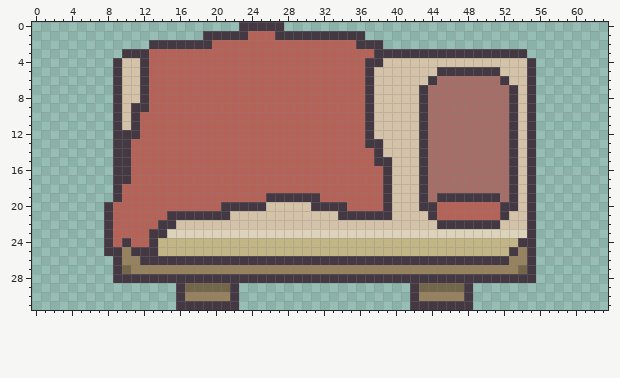
File history of a pixel-art file, assets/02_architecture/01_genericPieces/03_furniture/bed.aseprite. That is the earlier state.
64x32 pixels, 1 frame.
The result:
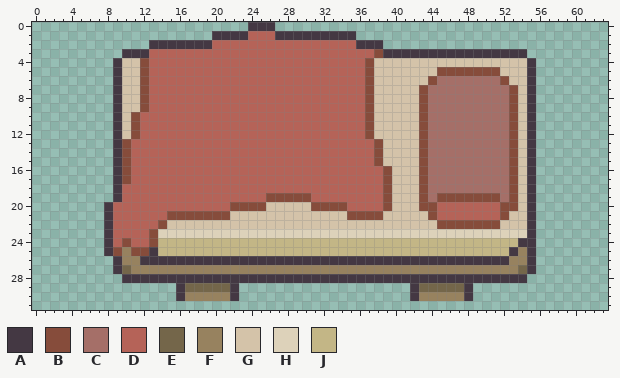
Palette (. is transparent): A #443843  B #864c3b  C #a56f68  D #b56358  E #74664a  F #97825f  G #d4c3a9  H #ddd2ba  J #c3b686
From old to new:
Layer "lit":
y 0: x 23 A -> .; x 27 A -> .
y 1: x 19 A -> .; x 36 A -> .
y 3: x 38 A -> B
y 4: x 12 A -> B; x 37..38 AA -> BG
y 5: x 12 A -> B; x 37 A -> B; x 45..51 AAAAAAA -> BBBBBBB
y 6: x 12 A -> B; x 37 A -> B; x 44 A -> B; x 52 A -> B
y 7..8: x 12 A -> B; x 37 A -> B; x 43 A -> B; x 53 A -> B
y 9: x 11..12 AA -> GB; x 37 A -> B; x 43 A -> B; x 53 A -> B
y 10..11: x 11 A -> B; x 37 A -> B; x 43 A -> B; x 53 A -> B
y 12: x 10..11 AA -> GB; x 37 A -> B; x 43 A -> B; x 53 A -> B
y 13: x 10 A -> B; x 37..38 AA -> DB; x 43 A -> B; x 53 A -> B
y 14: x 10 A -> B; x 38 A -> B; x 43 A -> B; x 53 A -> B
y 15: x 10 A -> B; x 38..39 AA -> BG; x 43 A -> B; x 53 A -> B
y 16..17: x 10 A -> B; x 39 A -> B; x 43 A -> B; x 53 A -> B
y 18: x 39 A -> B; x 43 A -> B; x 53 A -> B
y 19: x 26..31 AAAAAA -> BBBBBD; x 39 A -> B; x 43 A -> B; x 45..51 AAAAAAA -> BBBBBBB; x 53 A -> B
y 20: x 21..25 AAAAA -> DBBBB; x 31..34 AAAA -> BBBB; x 39 A -> B; x 43..44 AA -> BB; x 52..53 AA -> BB
y 21: x 15..21 AAAAAAA -> BBBBBBB; x 34..39 AAAAAA -> GBBBBG; x 44 A -> B; x 52 A -> B
y 22: x 14..15 AA -> BG; x 45..51 AAAAAAA -> BBBBBBB
y 23: x 13..14 AA -> BH
y 24: x 10 A -> B; x 13 A -> B
y 25: x 9 A -> B; x 11..12 AA -> BB
y 28: x 9 A -> .; x 55 A -> .
y 31: x 16..22 AAAAAAA -> .......; x 42..48 AAAAAAA -> .......
